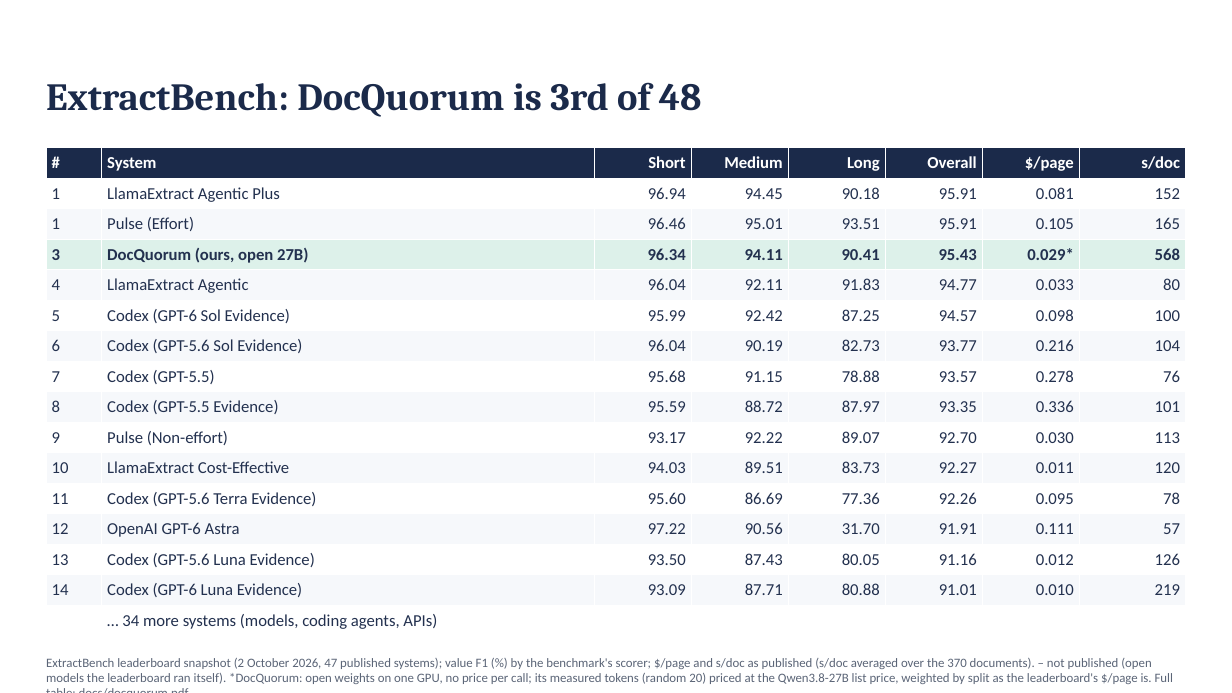
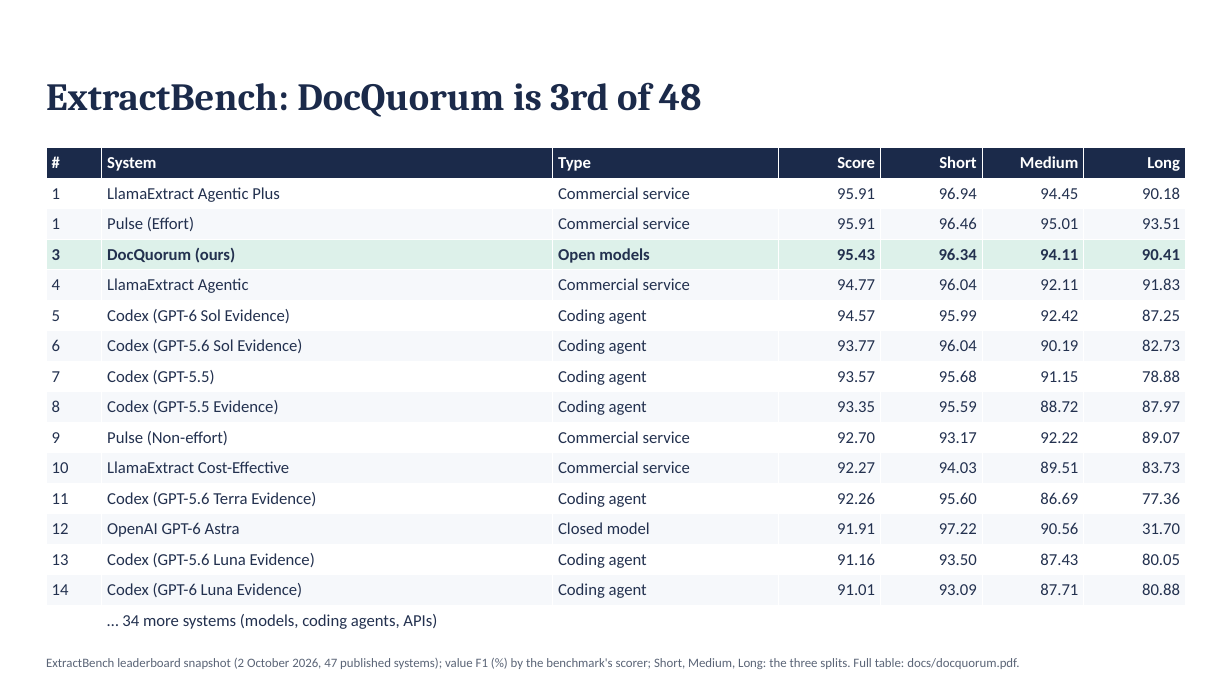
Before and after one commit to ashutoshdayal13/docquorum, a slide deck: slide 13 of ppt/flow/pptx-version/docquorum-flow.pptx. Drawn at 1232x693 pixels with LibreOffice and Linux fonts; fonts in the diff are those of the drawing. Boxes give left, top, right and bottom in pixels: in the first picture for what was removed or moved away, otherwise in the second. Text is boxed around its words. In the diff, an @@ line names an element or a change of style, - is before the commit and + after.

Commit message:
One design for every results table; charts of where DocQuorum leads
Every results table now has the same columns, in the flow deck, the
PowerPoint deck, README.md and TABLES.md: rank, system, type (open model,
closed model, commercial service, coding agent), score with a bar on a
0-100 scale, then the benchmark's own breakdown. Cost and speed are no
longer columns of some tables only: the six-benchmark summary carries
calls, dollars and seconds per document for every benchmark, the same
columns as the README's results table.

- docs/results/leaderboards.py: every benchmark's published systems and
  DocQuorum's result in one shape (rank, the best published system below
  DocQuorum, best open and closed model), shared by the deck and the
  tables generator. system-types.json: the kind of each LongArray-Extract
  and DocuBench system (the other benchmarks state it).
- Flow deck, results: the six-benchmark summary (score, place, ahead of,
  calls, $, s); each benchmark's six best systems; DocQuorum against the
  best published open model and the best closed model; cost per page and
  ExtractBench accuracy against cost; why a document costs little; the
  v1.4 speed-up as a chart. Complete tables moved to a final section.
- README: the results table generated with the same columns, the two
  charts, and a shorter cost-and-speed section; ExtractBench's pages are
  1 to 192 (was stated as 1-163).

```diff
--- a/ppt/flow/pptx-version/docquorum-flow.pptx
+++ b/ppt/flow/pptx-version/docquorum-flow.pptx
@@ table at (x1=46, y1=148, x2=1186, y2=636) @@
-column 2: System | LlamaExtract Agentic Plus | Pulse (Effort) | DocQuorum (ours, open 27B) | LlamaExtract Agentic | Codex (GPT-6 Sol Evidence) | Codex (GPT-5.6 Sol Evidence) | Codex (GPT-5.5) | Codex (GPT-5.5 Evidence) | Pulse (Non-effort) | LlamaExtract Cost-Effective | Codex (GPT-5.6 Terra Evidence) | OpenAI GPT-6 Astra | Codex (GPT-5.6 Luna Evidence) | Codex (GPT-6 Luna Evidence) | … 34 more systems (models, coding agents, APIs)
+column 2: System | LlamaExtract Agentic Plus | Pulse (Effort) | DocQuorum (ours) | LlamaExtract Agentic | Codex (GPT-6 Sol Evidence) | Codex (GPT-5.6 Sol Evidence) | Codex (GPT-5.5) | Codex (GPT-5.5 Evidence) | Pulse (Non-effort) | LlamaExtract Cost-Effective | Codex (GPT-5.6 Terra Evidence) | OpenAI GPT-6 Astra | Codex (GPT-5.6 Luna Evidence) | Codex (GPT-6 Luna Evidence) | … 34 more systems (models, coding agents, APIs)
+column 3: Type | Commercial service | Commercial service | Open models | Commercial service | Coding agent | Coding agent | Coding agent | Coding agent | Commercial service | Commercial service | Coding agent | Closed model | Coding agent | Coding agent | 
+column 4: Score | 95.91 | 95.91 | 95.43 | 94.77 | 94.57 | 93.77 | 93.57 | 93.35 | 92.70 | 92.27 | 92.26 | 91.91 | 91.16 | 91.01 | 
-column 6: Overall | 95.91 | 95.91 | 95.43 | 94.77 | 94.57 | 93.77 | 93.57 | 93.35 | 92.70 | 92.27 | 92.26 | 91.91 | 91.16 | 91.01 | 
-column 7: $/page | 0.081 | 0.105 | 0.029* | 0.033 | 0.098 | 0.216 | 0.278 | 0.336 | 0.030 | 0.011 | 0.095 | 0.111 | 0.012 | 0.010 | 
-column 8: s/doc | 152 | 165 | 568 | 80 | 100 | 104 | 76 | 101 | 113 | 120 | 78 | 57 | 126 | 219 | 
@@ text at (x1=46, y1=658, x2=1019, y2=669): text changed @@
-ExtractBench leaderboard snapshot (2 October 2026, 47 published systems); value F1 (%) by the benchmark's scorer; $/page and s/doc as published (s/doc averaged over the 370 documents). – not published (open models the leaderboard ran itself). *DocQuorum: open weights on one GPU, no price per call; its measured tokens (random 20) priced at the Qwen3.8-27B list price, weighted by split as the leaderboard's $/page is. Full table: docs/docquorum.pdf.
+ExtractBench leaderboard snapshot (2 October 2026, 47 published systems); value F1 (%) by the benchmark's scorer; Short, Medium, Long: the three splits. Full table: docs/docquorum.pdf.
```
Also in this commit, not shown: 1 other slide changed, 13 other files.
